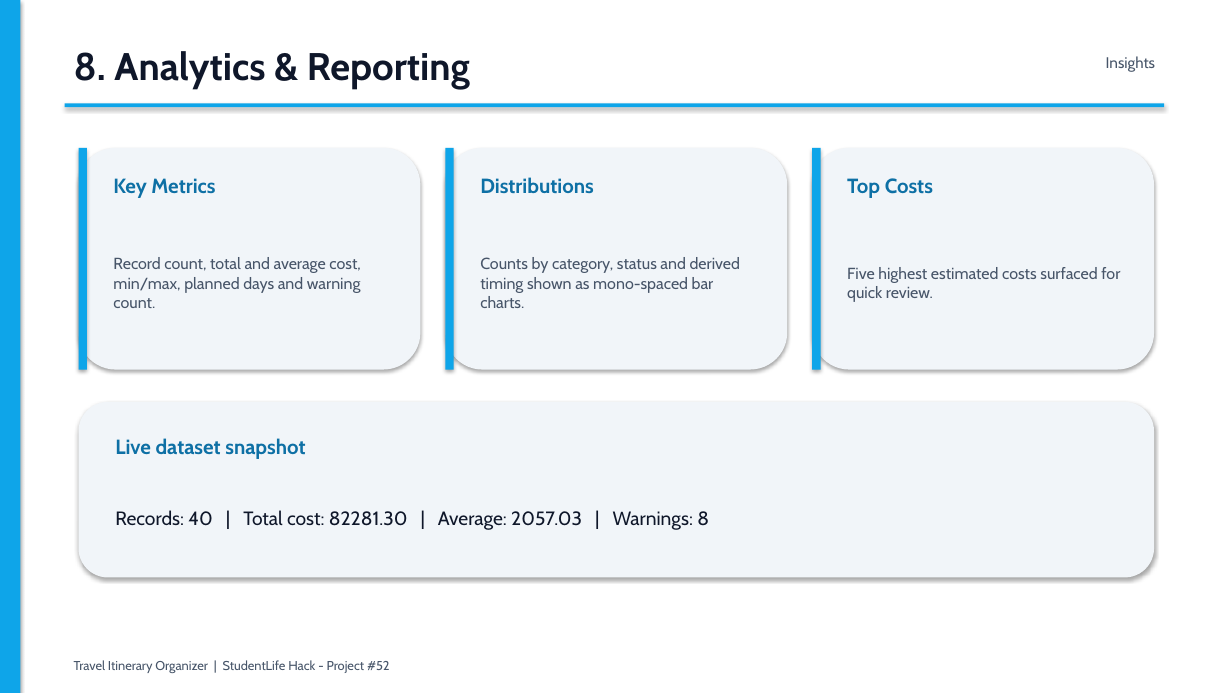
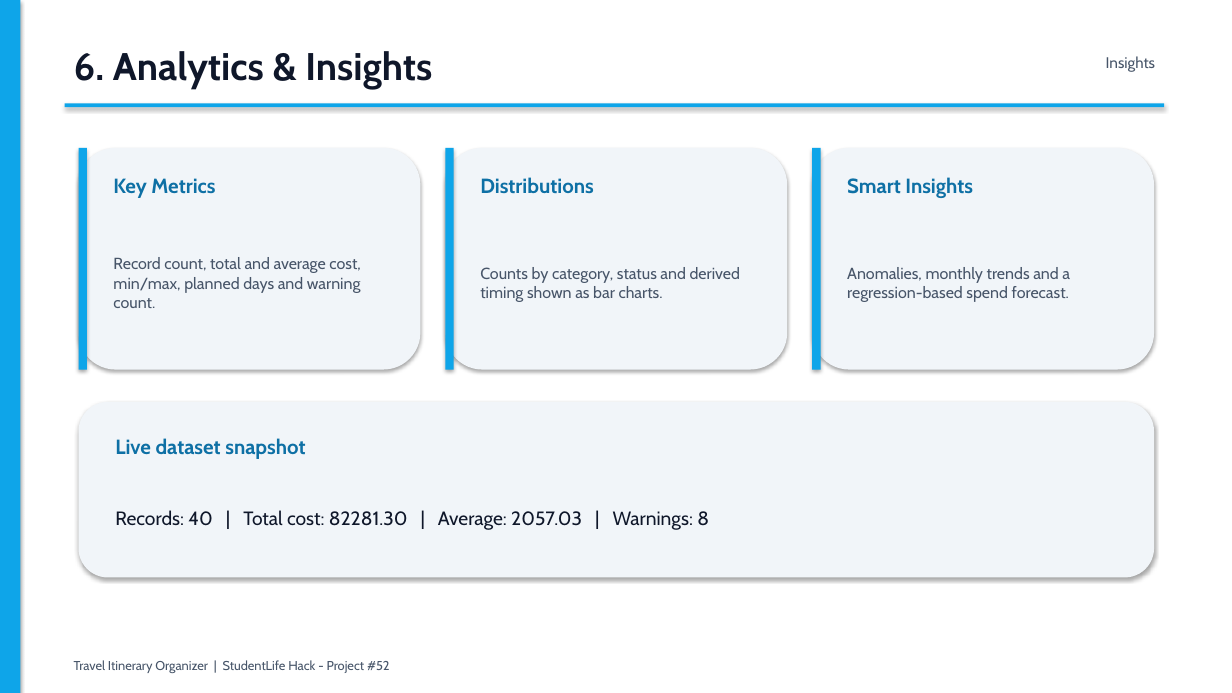
Before and after one commit to pottollaramcharangoud-maker/TravelItineraryOrganizer, a slide deck: slide 7 of TravelItineraryOrganizer_Presentation.pptx (slide 9 before the commit). Drawn at 1232x693 pixels with LibreOffice and Linux fonts; fonts in the diff are those of the drawing. Boxes give left, top, right and bottom in pixels: in the first picture for what was removed or moved away, otherwise in the second. Text is boxed around its words. In the diff, an @@ line names an element or a change of style, - is before the commit and + after.

```diff
--- a/TravelItineraryOrganizer_Presentation.pptx
+++ b/TravelItineraryOrganizer_Presentation.pptx
@@ text at [74, 51, 432, 89]: text changed @@
-8. Analytics & Reporting
+6. Analytics & Insights
@@ text at [847, 177, 973, 198]: text changed @@
-Top Costs
+Smart Insights
@@ text at [480, 267, 740, 302]: text changed @@
-Counts by category, status and derived timing shown as mono-spaced bar charts.
+Counts by category, status and derived timing shown as bar charts.
@@ text at [847, 267, 1070, 302]: text changed @@
-Five highest estimated costs surfaced for quick review.
+Anomalies, monthly trends and a regression-based spend forecast.
```
Also in this commit, not shown: 6 other slides changed, 1 slide added, 3 slides removed, 1 other file.
